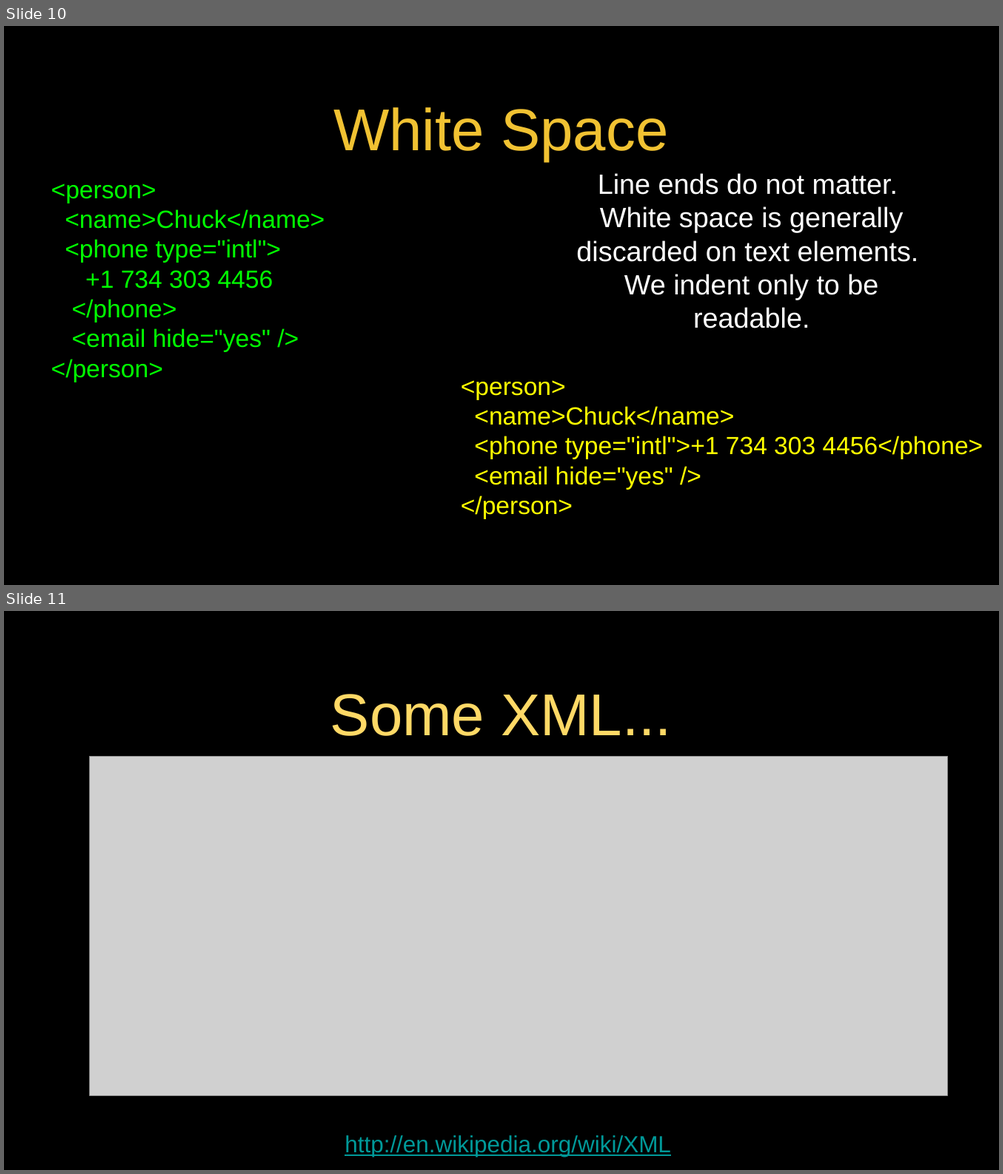
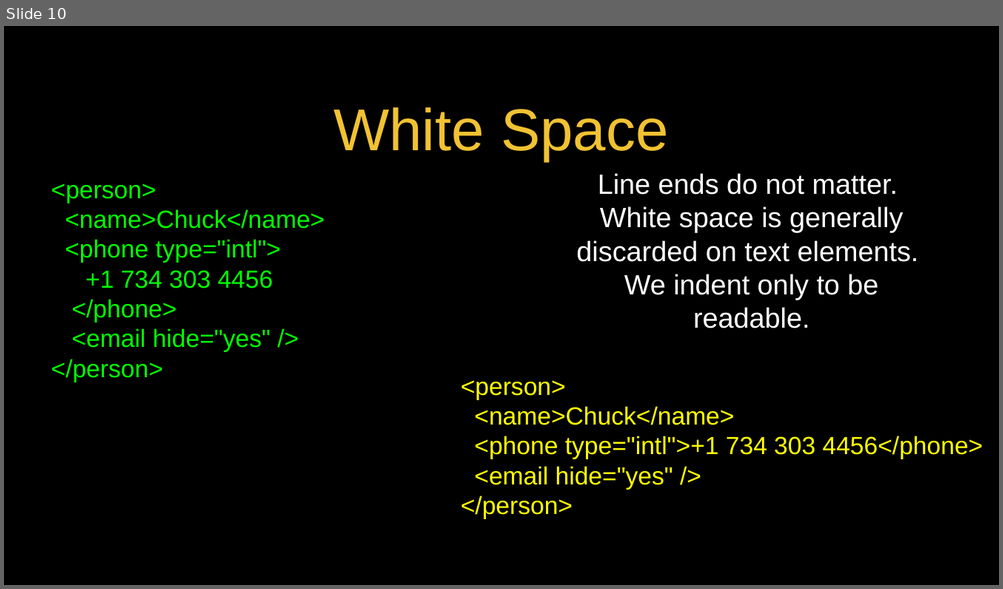
Before and after one commit to csev/py4e, a slide deck: lectures3/Pythonlearn-13-WebServices.pptx. Shown one above the other, each under a label of ours: slides 10 and 11 before the commit, slide 10 after it. The pictures are 1003x1174 and 1003x589 pixels, drawn with LibreOffice and Linux fonts; fonts in the diff are those of the drawing; grey boxes stand for pictures. Boxes give left, top, right and bottom in pixels: in the first picture for what was removed or moved away, otherwise in the second. Text is boxed around its words. In the diff, an @@ line names an element or a change of style, - is before the commit and + after.

```diff
--- a/lectures3/Pythonlearn-13-WebServices.pptx
+++ b/lectures3/Pythonlearn-13-WebServices.pptx
@@ slide 11 removed at (4, 611, 999, 1170), background #000000; not listed: 1 template element that a slide beside it also shows @@
@@ title removed at (330, 694, 671, 736) @@
-Some XML...
@@ picture removed at (90, 756, 947, 1096) @@
@@ text removed at (344, 1136, 671, 1157) @@
-http://en.wikipedia.org/wiki/XML
```
Also in this commit, not shown: 2 slides changed, 1 other file.
